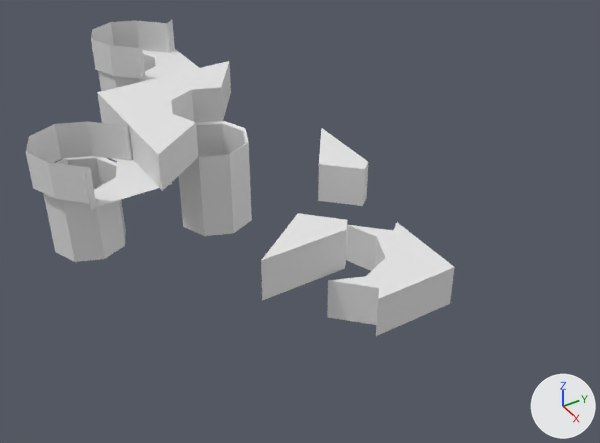
An edit to the Blender file Assets/Models/cornerPocket_easy_2x2.blend, drawn before and after from the same camera.
Both versions are drawn from a camera (50 mm lens) standing at (17.26, -9.2, 10.67) and looking at (1.85, 0.39, -1.61). The lights are fixed; the arrows at lower right show +X, +Y and +Z.

In view in the first picture: 'pocketEndCollision', 'pocketFloor01', 'pocketFloorCollision', 'pocketHole', 'pocketHoleCollision', 'pocketMaster', 'pocketSideCollision', 'pocketWall'.
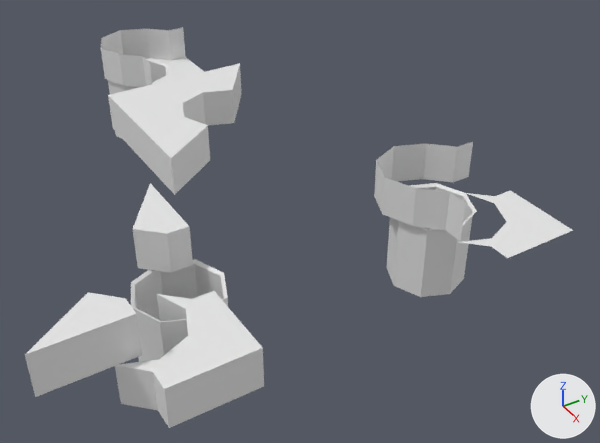
Commit message: New model for temp easy pocket Fixed sleep detection unmoving balls.

The change, as a list of edits to the scene's bpy script:
```text
Change me_plane_001:
    where me_plane_001.from_pydata(...)  # 16 vertices, 12 faces; spans x -3.0..1.0, y -3.0..1.0, z 0.0..1.0
    used by ob_pocketsidecollision; location = (4.87, 0.0, 0.0)
    me_plane_001 part 1
    me_plane_001.vertices[4].co: (0.72, -0.78, 0.0) -> (0.5, -1.0, 0.0)  # pixel (346, 258) -> not seen
    me_plane_001.vertices[10].co: (0.72, -0.78, 1.0) -> (0.5, -1.0, 1.0)  # pixel (347, 219) -> pixel (125, 298)
    me_plane_001 part 2
    me_plane_001.vertices[5].co: (-0.78, 0.72, 0.0) -> (-1.0, 0.5, 0.0)  # pixel (362, 206) -> pixel (171, 272)
    me_plane_001.vertices[11].co: (-0.78, 0.72, 1.0) -> (-1.0, 0.5, 1.0)  # pixel (364, 169) -> pixel (166, 233)
Change me_plane_006:
    used by ob_pocketfloorcollision; location = (6.06, 0.0, 0.0)
    remove me_plane_006.from_pydata(...)  # 26 vertices, 30 faces; spans x -1.52..1.0, y -1.52..1.0, z -1.0..0.0
    add me_plane_006.from_pydata(...)  # 25 vertices, 18 faces; spans x -1.52..1.0, y -1.52..1.0, z -1.0..0.0
    me_plane_006 part 3
    5 vertices are removed from x -0.78..0.72, y -0.78..0.72, z -1.0..0.0
    21 faces are deleted
    4 vertices are added at (-1.0, 0.5, 0.0), (0.5, -1.0, 0.0), (-1.0, 0.5, -1.0), (0.5, -1.0, -1.0)
    9 new faces join them
Add me_plane_010:
    me_plane_010.from_pydata([(1.0, -1.0, 0.0), (-1.0, 1.0, 0.0), (-1.52, -0.03, 0.0), (-0.03, -1.52, 0.0), (-0.78, -1.82, 0.0), (-1.82, -0.78, 0.0), (-1.51, -1.51, 0.0), (-0.03, -1.52, 1.0), (-1.52, -0.03, 1.0), (1.0, -1.0, 1.0), (-0.78, -1.82, 1.0), (-1.82, -0.78, 1.0), (-1.51, -1.51, 1.0), (-1.0, 0.5, 0.0), (-1.0, 1.0, 1.0), (-1.0, 0.5, 1.0), (0.5, -1.0, 0.0), (0.5, -1.0, 1.0)], [], [(16, 3, 7, 17), (6, 5, 11, 12), (5, 2, 8, 11), (3, 4, 10, 7), (4, 6, 12, 10), (0, 16, 17, 9), (13, 1, 14, 15), (2, 13, 15, 8)])
Change ob_pocketsidecollision:
    ob_pocketsidecollision.location: (4.87, 0.0, 0.0) -> (5.07, -4.67, 0.0)
Change ob_pocketendcollision:
    ob_pocketendcollision.location: (0.0, 0.0, 0.0) -> (0.31, 0.18, 0.0)
Change ob_pocketholecollision:
    ob_pocketholecollision.location: (0.0, 0.0, 0.0) -> (5.44, -3.5, 0.0)
Change ob_pocketfloorcollision:
    ob_pocketfloorcollision.location: (6.06, 0.0, 0.0) -> (6.08, -4.68, 0.0)
Change ob_pockethole:
    ob_pockethole.location: (0.0, -3.65, 0.0) -> (5.72, 2.89, 0.0)
Remove ob_pocketwall:
    ob_pocketwall = bpy.data.objects.new('pocketWall', me_plane_004)
    ob_pocketwall.location = (0.0, -3.79, 0.0)
Change ob_pocketmaster:
    ob_pocketmaster.location: (-5.93, 0.0, 0.0) -> (-5.12, 0.0, 0.0)
Change ob_pocketfloor01:
    ob_pocketfloor01.location: (-0.17, -3.65, 0.0) -> (6.42, 3.17, 0.0)
Add ob_pocketmaster_001:
    ob_pocketmaster_001 = bpy.data.objects.new('pocketMaster.001', me_plane_010)
    ob_pocketmaster_001.location = (5.4, 2.73, 0.0)
```

What differs and where, as boxes [x1, y1, x2, y2] in the pictures (600 x 443 px; the box of a moved part takes in the faces that stretch with it):
'pocketFloorCollision', reshaped, moved (16% wider, 20% taller)
    before: [327, 222, 455, 336]
    after: [115, 291, 264, 428]
'pocketSideCollision', reshaped, moved (56% wider, 24% taller)
    before: [261, 128, 368, 300]
    after: [25, 183, 193, 397]
'pocketHoleCollision', moved
    before: [178, 121, 252, 236]
    after: [131, 259, 228, 362]
'pocketEndCollision', moved
    before: [97, 61, 231, 191]
    after: [108, 63, 241, 195]
'pocketHole', moved
    before: [43, 156, 126, 262]
    after: [386, 183, 477, 297]
'pocketMaster.001', added
    after: [374, 142, 473, 241]
'pocketMaster', moved
    before: [91, 20, 199, 91]
    after: [101, 27, 204, 138]
'pocketWall', deleted
    before: [26, 121, 133, 212]
'pocketFloor01', moved
    before: [94, 158, 172, 207]
    after: [461, 190, 573, 258]
part 1 of me_plane_001, moved or reshaped
    before: [262, 213, 348, 263]
    after: [26, 292, 136, 354]
part 2 of me_plane_001, moved or reshaped
    before: [318, 128, 368, 206]
    after: [133, 183, 193, 273]
part 3 of me_plane_006, cut back
    before: [327, 222, 424, 325]
    after: [115, 291, 237, 427]
